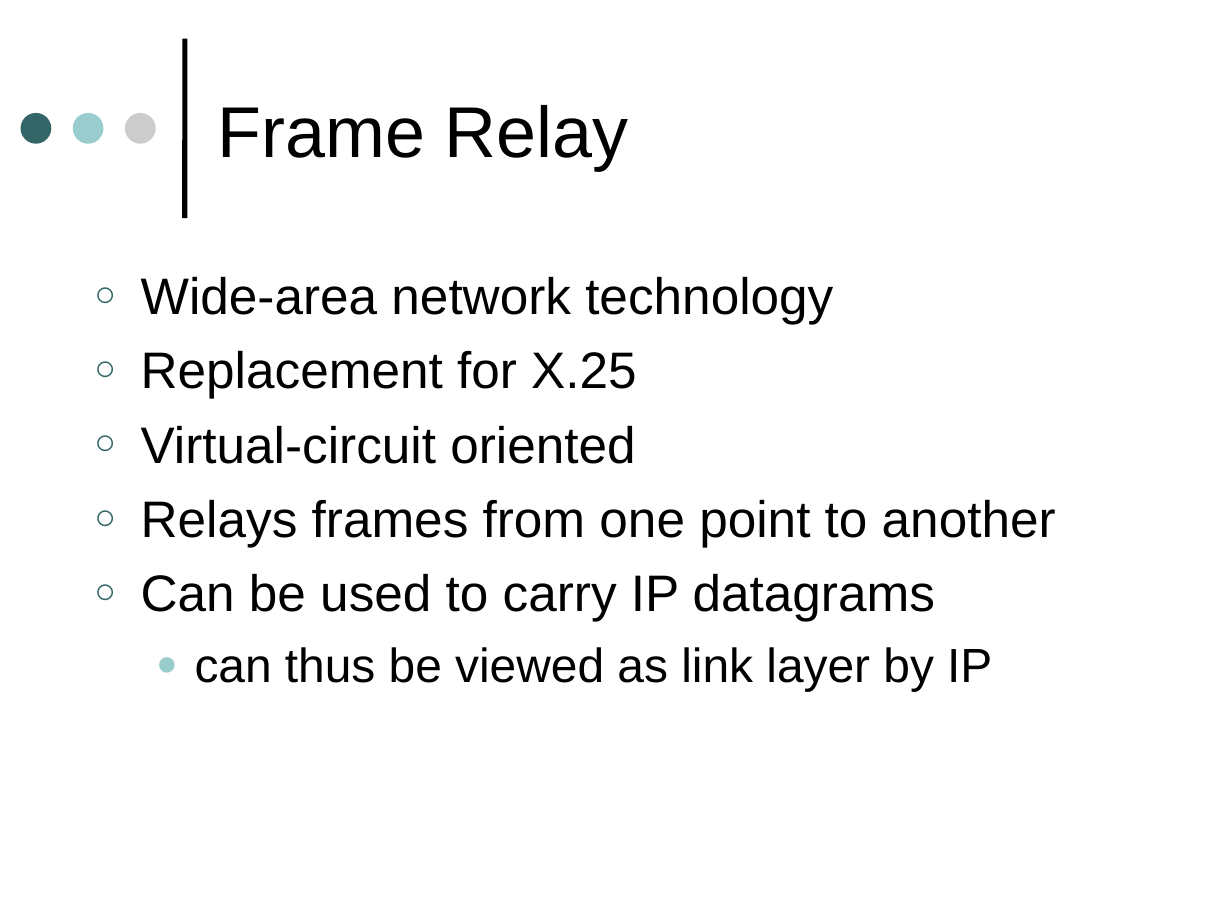
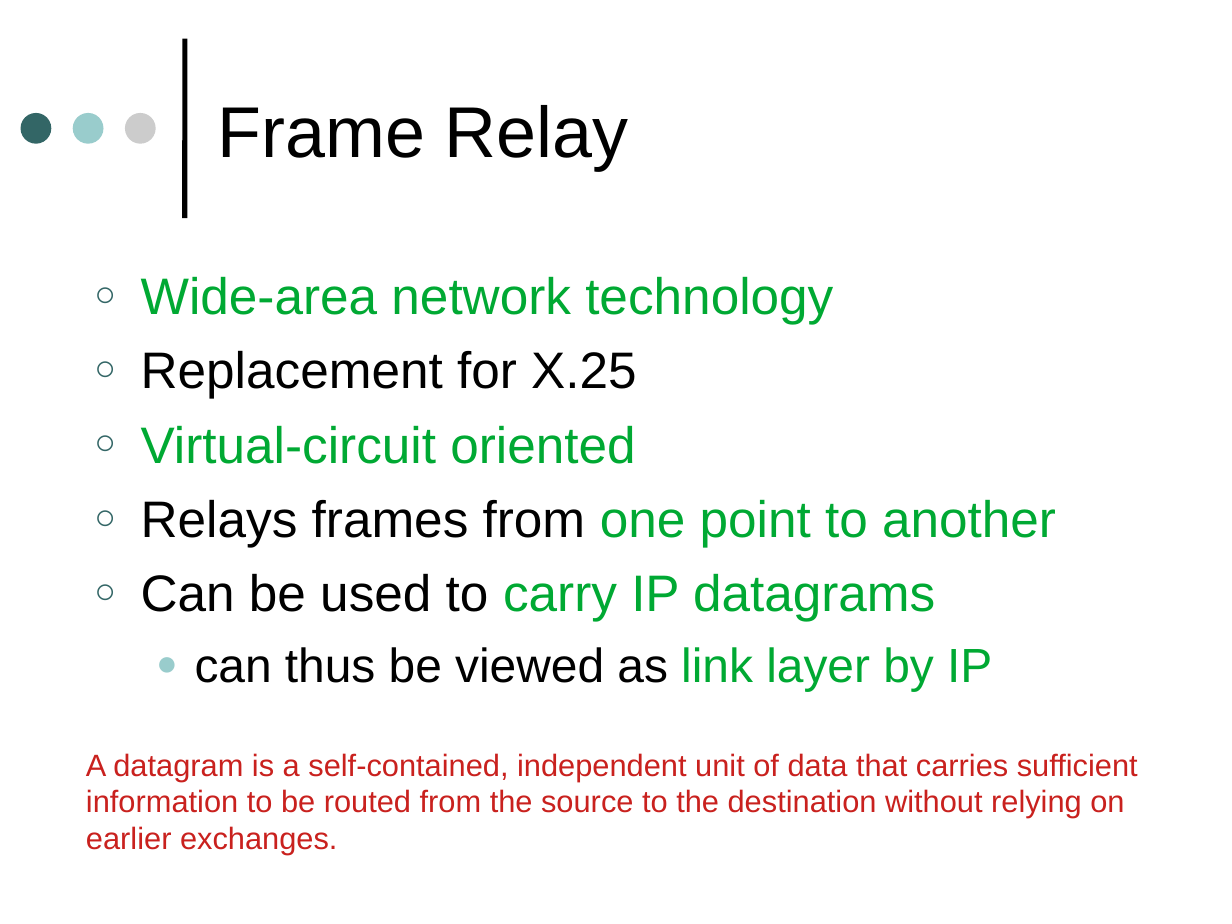
Before and after one commit to SahanWeerasiri/sem4, a slide deck: slide 14 of Computer Networks/WANs.odp. Drawn at 1232x924 pixels with LibreOffice and Linux fonts; fonts in the diff are those of the drawing. Boxes give left, top, right and bottom in pixels: in the first picture for what was removed or moved away, otherwise in the second. Text is boxed around its words. In the diff, an @@ line names an element or a change of style, - is before the commit and + after.

```diff
--- a/Computer Networks/WANs.odp
+++ b/Computer Networks/WANs.odp
@@ text at [141,276,1056,691]: text colour #000000 to #00A933 in "Wide-area network technology", "Virtual-circuit oriented", "one point to another", "carry IP datagrams" and 1 more places @@
@@ text added at [86,753,1138,855], 18 pt, text #C9211E @@
+A datagram is a self-contained, independent unit of data that carries sufficient information to be routed from the source to the destination without relying on earlier exchanges.
```
Also in this commit, not shown: 25 other slides changed.
